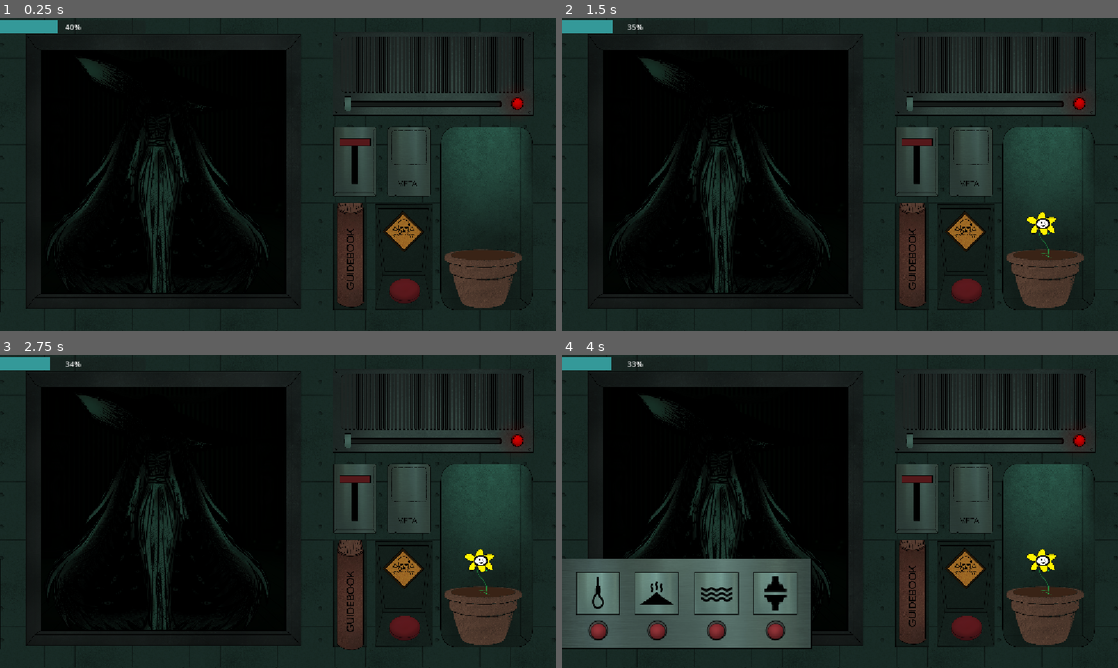
Above: before the commit, frames 1-4 (two rows, left to right).
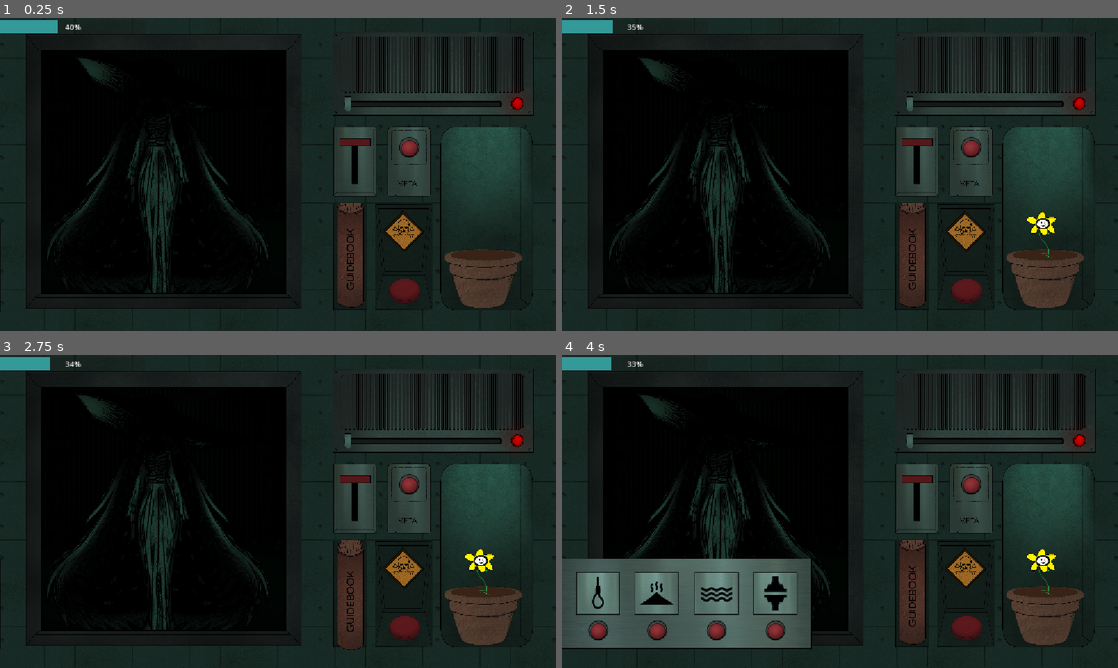
Above: after the commit, the same moments.

Repository: Birdyness/Hands-On-Z-P-
Game: Godot game, scene res://Scenes/game_manager.tscn
Same seed, same stepped clock (60 frames per second), same inputs: the game is played once before the commit and once after it.
Inputs (mouse positions are in pixels of both pictures, inside the frame that each line leads up to):
- Up to frame 1 (0.25 s): no input
- Up to frame 2 (1.5 s): click (1045, 252) at 0.5 s; click (723, 180) at 1.25 s
- Up to frame 3 (2.75 s): click (350, 589) at 2 s
- Up to frame 4 (4 s): click (967, 630) at 2.75 s; click (600, 630) at 3.5 s

The runs differ from the first frame. In frame 1, 0.2% of the frame differs, in the area x 71-76%, y 38-45%; in frame 2, 0.2%; in frame 3, 0.2%; in frame 4, 0.2%.

Commit message:
forgot to commit but its the friggin metal button i added (does nothing)

Diff:
--- a/Scenes/game_manager.tscn
+++ b/Scenes/game_manager.tscn
@@ -15,6 +15,7 @@
 [ext_resource type="PackedScene" uid="uid://btchw0v37j5bh" path="res://Scenes/pot.tscn" id="10_b5cn8"]
 [ext_resource type="PackedScene" uid="uid://r7toxb2hth54" path="res://Scenes/radio.tscn" id="13_e6ru4"]
 [ext_resource type="Texture2D" uid="uid://b3sglxo4dqf2w" path="res://Assets/Others/cover.png" id="14_sm5re"]
+[ext_resource type="PackedScene" uid="uid://dun8hub68a3w5" path="res://Scenes/metal_detector.tscn" id="16_5tjy5"]
 [ext_resource type="PackedScene" uid="uid://d10x4oi204sdo" path="res://Scenes/shake_vfx.tscn" id="16_y8n5u"]
 
 [sub_resource type="StyleBoxFlat" id="StyleBoxFlat_kmrvs"]
@@ -107,6 +108,9 @@
 [node name="Radio" parent="." unique_id=1144881362 instance=ExtResource("13_e6ru4")]
 position = Vector2(1073, 180)
 
+[node name="metalDetector" parent="Radio" unique_id=515012008 instance=ExtResource("16_5tjy5")]
+position = Vector2(-224, 89)
+
 [node name="Cover" type="Sprite2D" parent="." unique_id=420841881]
 position = Vector2(725.1046, 376.38345)
 scale = Vector2(0.17752287, 0.1775229)
@@ -121,6 +125,7 @@
 
 [node name="shakeVFX" parent="." unique_id=1259153282 instance=ExtResource("16_y8n5u")]
 position = Vector2(577, 324)
+metadata/_edit_lock_ = true
 
 [connection signal="button_down" from="Buttons/Execution" to="Buttons" method="_on_execution_button_down"]
 [connection signal="button_up" from="Buttons/Execution" to="Buttons" method="_on_execution_button_up"]
--- /dev/null
+++ b/Scenes/metal_detector.tscn
@@ -0,0 +1,20 @@
+[gd_scene format=3 uid="uid://dun8hub68a3w5"]
+
+[ext_resource type="Script" uid="uid://cra8jtg15freq" path="res://Scripts/Node Scripts/metal_detector.gd" id="1_elo4q"]
+[ext_resource type="Texture2D" uid="uid://c6xyoh3po8fcy" path="res://Assets/Execution Panel/Unpressed Button.png" id="2_u244r"]
+[ext_resource type="BitMap" uid="uid://b6x3t85uqkcq2" path="res://Assets/Execution Panel/ButtonBitMap.png" id="3_u244r"]
+
+[node name="metalDetector" type="Node2D" unique_id=515012008]
+script = ExtResource("1_elo4q")
+
+[node name="TextureButton" type="TextureButton" parent="." unique_id=241104787]
+offset_left = -26.0
+offset_top = -26.0
+offset_right = 25.0
+offset_bottom = 25.0
+texture_normal = ExtResource("2_u244r")
+texture_click_mask = ExtResource("3_u244r")
+ignore_texture_size = true
+stretch_mode = 5
+
+[connection signal="button_down" from="TextureButton" to="." method="_on_texture_button_button_down"]
--- a/Scenes/shake_vfx.tscn
+++ b/Scenes/shake_vfx.tscn
@@ -7,6 +7,7 @@
 script = ExtResource("1_rgntm")
 
 [node name="bloodVFX" type="TextureRect" parent="." unique_id=1239791613]
+self_modulate = Color(1, 1, 1, 0)
 offset_left = -607.7827
 offset_top = -341.0
 offset_right = 595.8921
--- a/Scripts/Node Scripts/entities.gd
+++ b/Scripts/Node Scripts/entities.gd
@@ -5,16 +5,16 @@
 
 # Disposal: Hanging, Radiation, Compression, Flood
 #freq: 1-3
-#thermo: Hot or Cold
+#thermo: 0-2 respectively normal, coldB, hotB
 #flowerLV: 0-3 respectively normal, altered, manipulation, wither
-#metalLV 1-3
+#metalLV 0-3
 #id: just to keep track
 
 const entity_data = {
 	"Aetherax": {
 		"disposal": ["Hanging", "Radiation", "Compression"],
 		"freq": 2,
-		"thermo": "hot",
+		"thermo": 2,
 		"flowerLV": 0,
 		"metalLV": 2,
 		"id": 1
@@ -23,7 +23,7 @@
 	"Frogman": {
 		"disposal": ["Compression", "Hanging", "Compression"],
 		"freq": 2,
-		"thermo": "cold",
+		"thermo": 1,
 		"flowerLV": 2,
 		"metalLV": 2,
 		"id": 2
@@ -31,7 +31,7 @@
 	"Chupacabra": {
 		"disposal": ["Hanging", "Radiation", "Flood"],
 		"freq": 1,
-		"thermo": "hot",
+		"thermo": 2,
 		"flowerLV": 1,
 		"metalLV": 2,
 		"id": 3
@@ -56,9 +56,6 @@
 	entityRandomizer(randi_range(1, 3))
 	modelRandomizer(randi_range(1, 24)) #model needs size readjusment
 
-func floweytheflower(freq):
-	pass
-
 func seqCheck(disSeq):
 	if entity_data[entity]["disposal"] == disSeq:
 		print("DISPOSED")
--- /dev/null
+++ b/Scripts/Node Scripts/metal_detector.gd
@@ -0,0 +1,17 @@
+extends Node2D
+
+const unpressed = preload("res://Assets/Execution Panel/Unpressed Button.png")
+const pressed = preload("res://Assets/Execution Panel/Pressed Button.png")
+
+var press = false
+@onready var texture_button: TextureButton = $TextureButton
+
+
+
+func _on_texture_button_button_down() -> void:
+	if press == false:
+		texture_button.texture_normal = pressed
+		press = true
+	else:
+		texture_button.texture_normal = unpressed
+		press = false
Binary file added: Assets/Execution Panel/ButtonBitMap.png
Not shown, added: Assets/Execution Panel/ButtonBitMap.png.import
Not shown, added: Scripts/Node Scripts/metal_detector.gd.uid
